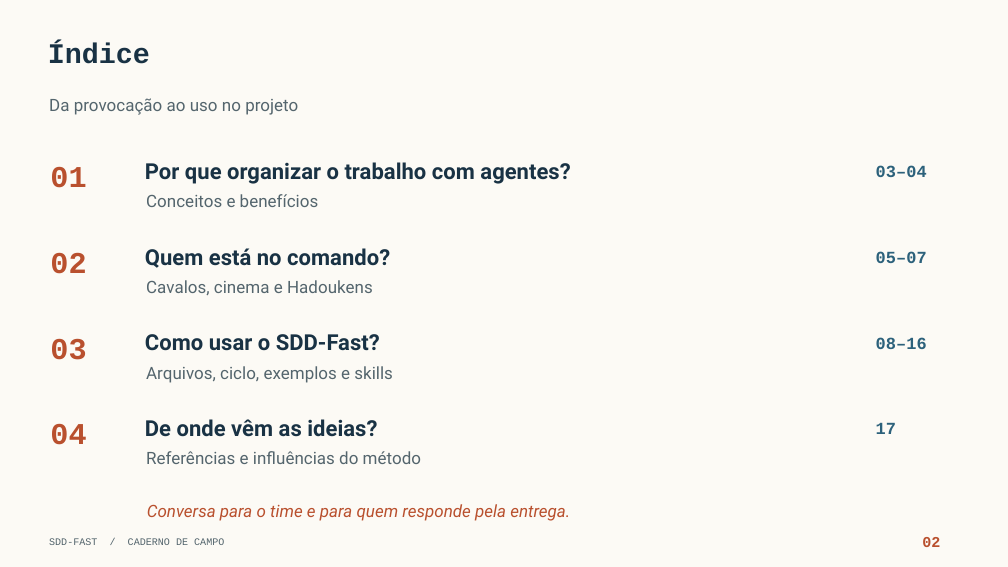
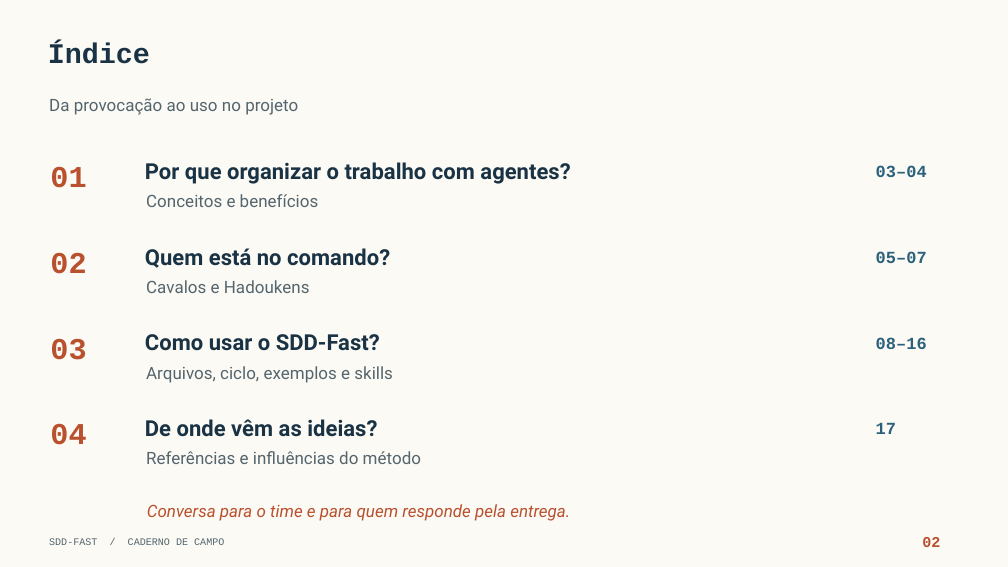
Before and after one commit to wjohnnyhonorato/readings, a slide deck: slide 2 of projects/SDD-Fast/sdd-fast-guia-ilustrado-v3.pptx. Drawn at 1008x567 pixels with LibreOffice and Linux fonts; fonts in the diff are those of the drawing; background and template pictures are left out. Boxes give left, top, right and bottom in pixels: in the first picture for what was removed or moved away, otherwise in the second. Text is boxed around its words. In the diff, an @@ line names an element or a change of style, - is before the commit and + after.

```diff
--- a/projects/SDD-Fast/sdd-fast-guia-ilustrado-v3.pptx
+++ b/projects/SDD-Fast/sdd-fast-guia-ilustrado-v3.pptx
@@ text at bbox=[146, 280, 310, 293]: text changed @@
-Cavalos, cinema e Hadoukens
+Cavalos e Hadoukens
```
